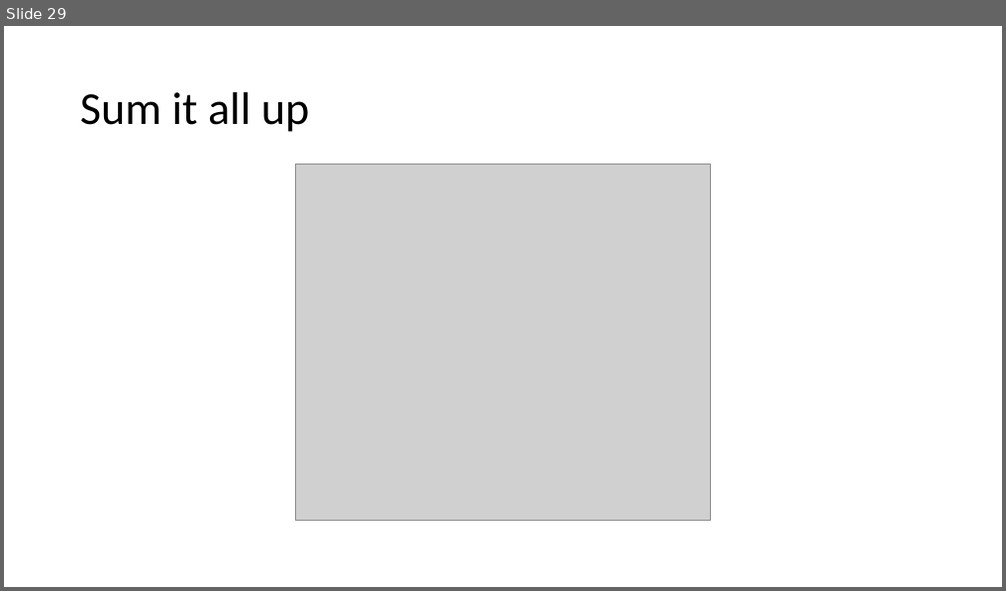
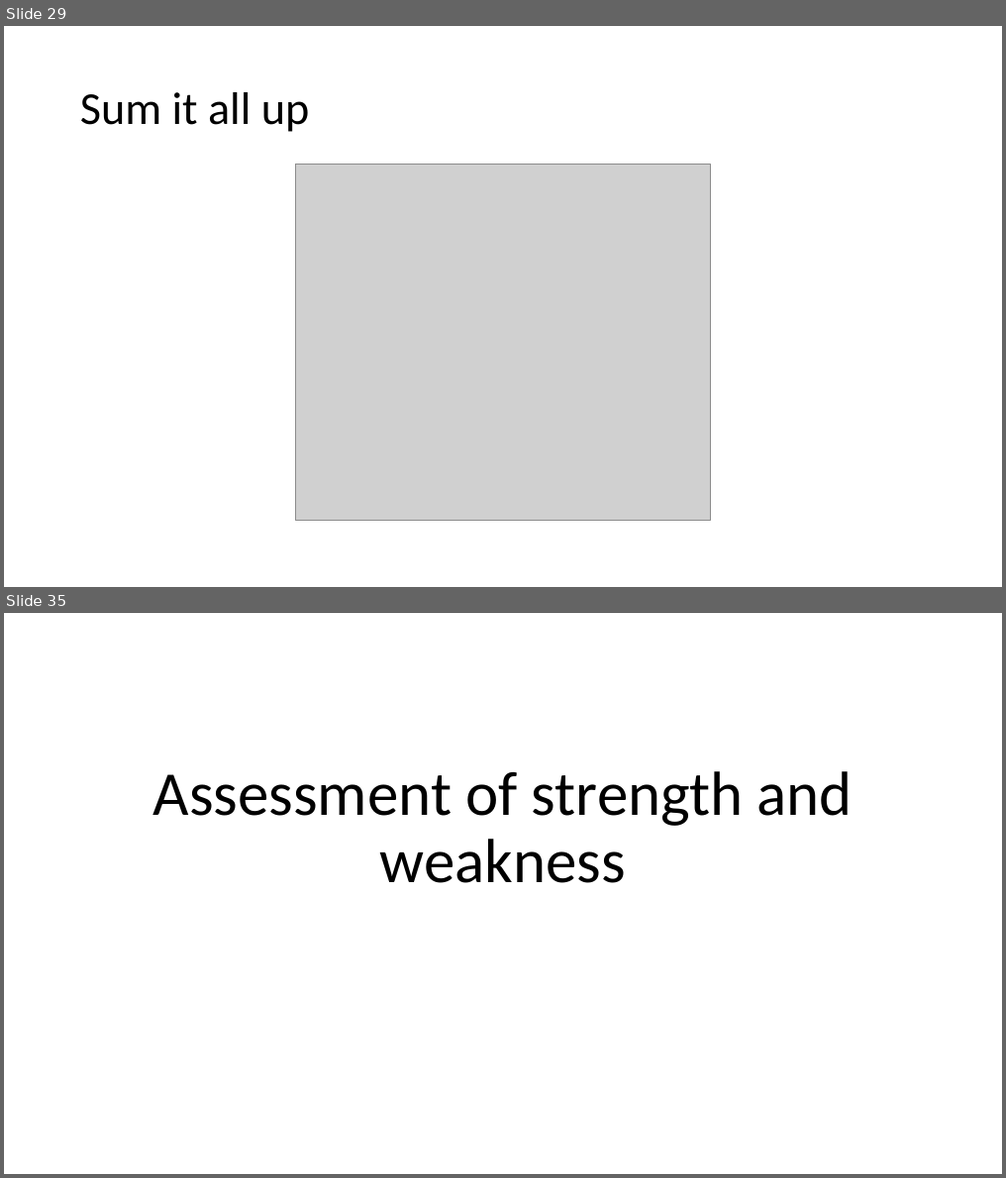
Before and after one commit to OriMeiraz/OptimizationProject, a slide deck: presentation.pptx. Shown one above the other, each under a label of ours: slide 29 before the commit, slides 29 and 35 after it; the slides between them are not shown. The pictures are 1006x591 and 1006x1178 pixels, drawn with LibreOffice and Linux fonts; fonts in the diff are those of the drawing; grey boxes stand for pictures. Boxes give left, top, right and bottom in pixels: in the first picture for what was removed or moved away, otherwise in the second. Text is boxed around its words. In the diff, an @@ line names an element or a change of style, - is before the commit and + after.

```diff
--- a/presentation.pptx
+++ b/presentation.pptx
@@ slide 35 added at (x1=4, y1=613, x2=1002, y2=1174), background #FFFFFF @@
@@ title added at (x1=153, y1=771, x2=851, y2=883), 60 pt, text #000000 @@
+Assessment of strength and weakness
```
Also in this commit, not shown: 7 other slides added.
